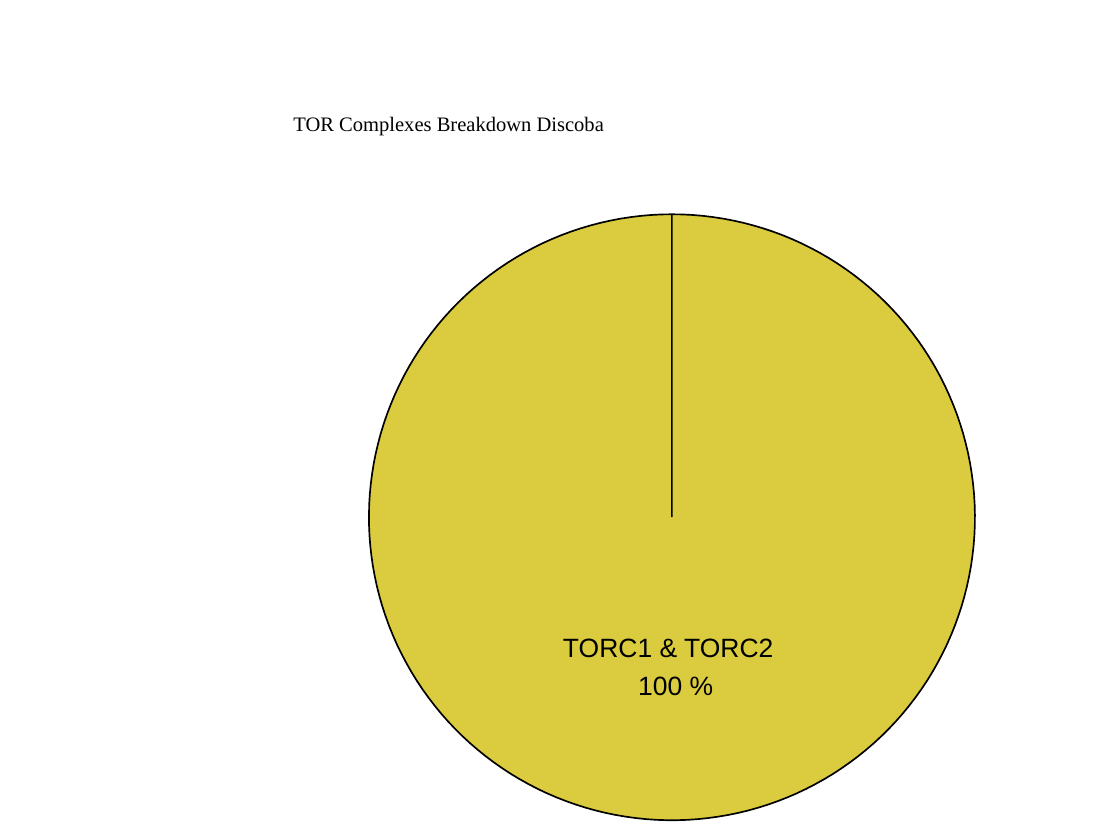
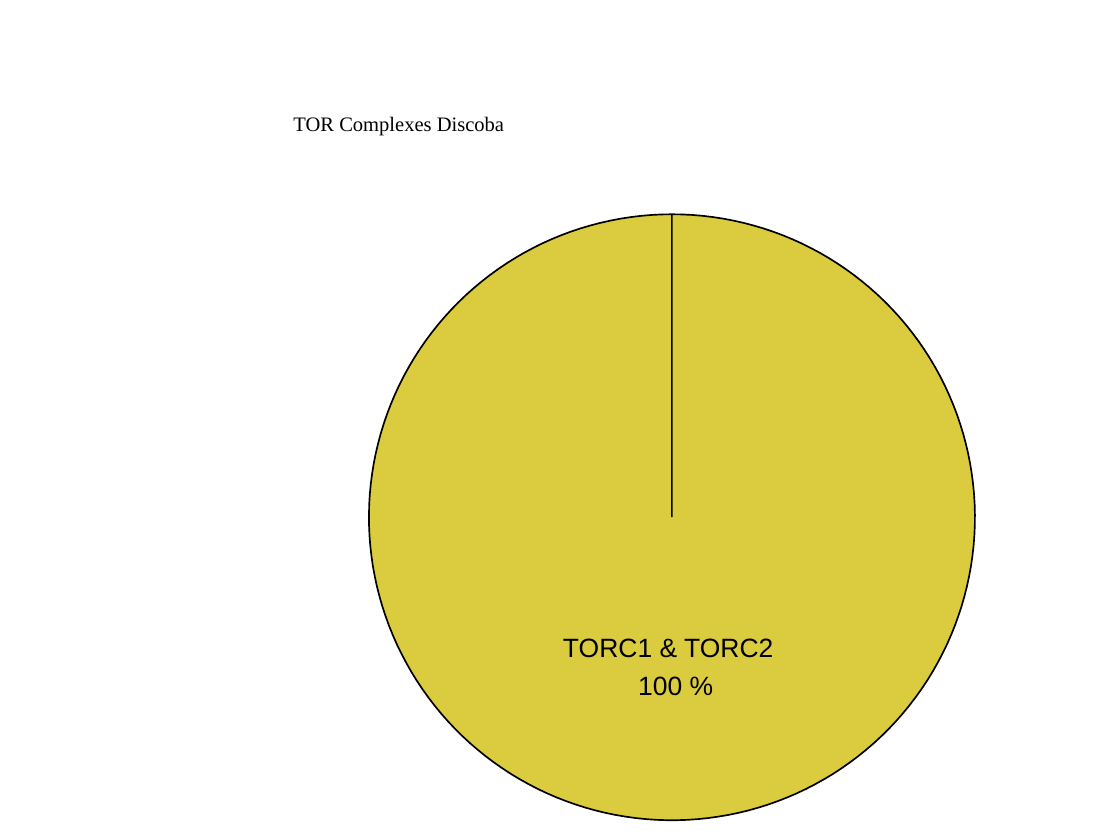
Before and after one commit to Dellaraam/TOR_phylogenetics, a slide deck: slide 1 of Images/Figures_PPT/ComponentsDiscobaPieChart.pptx. Drawn at 1120x840 pixels with LibreOffice and Linux fonts; fonts in the diff are those of the drawing. Boxes give left, top, right and bottom in pixels: in the first picture for what was removed or moved away, otherwise in the second. Text is boxed around its words. In the diff, an @@ line names an element or a change of style, - is before the commit and + after.

```diff
--- a/Images/Figures_PPT/ComponentsDiscobaPieChart.pptx
+++ b/Images/Figures_PPT/ComponentsDiscobaPieChart.pptx
@@ text at bbox=[293, 116, 504, 136]: text changed @@
-TOR Complexes Breakdown Discoba
+TOR Complexes Discoba
```
Also in this commit, not shown: 51 other files.
